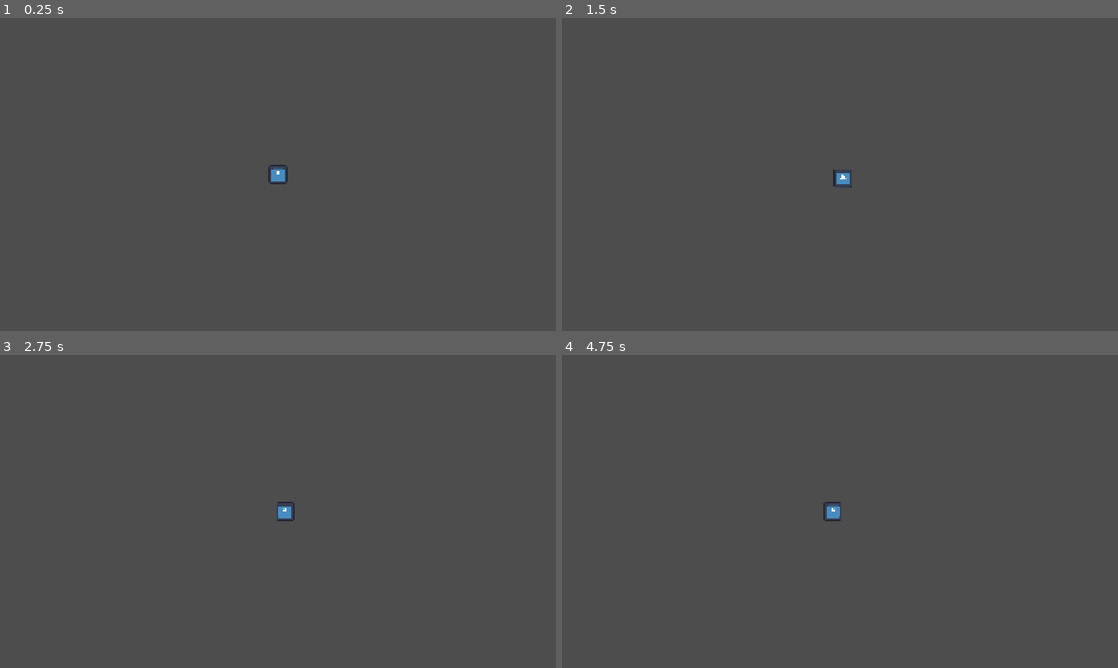
Above: before the commit, frames 1-4 (two rows, left to right).
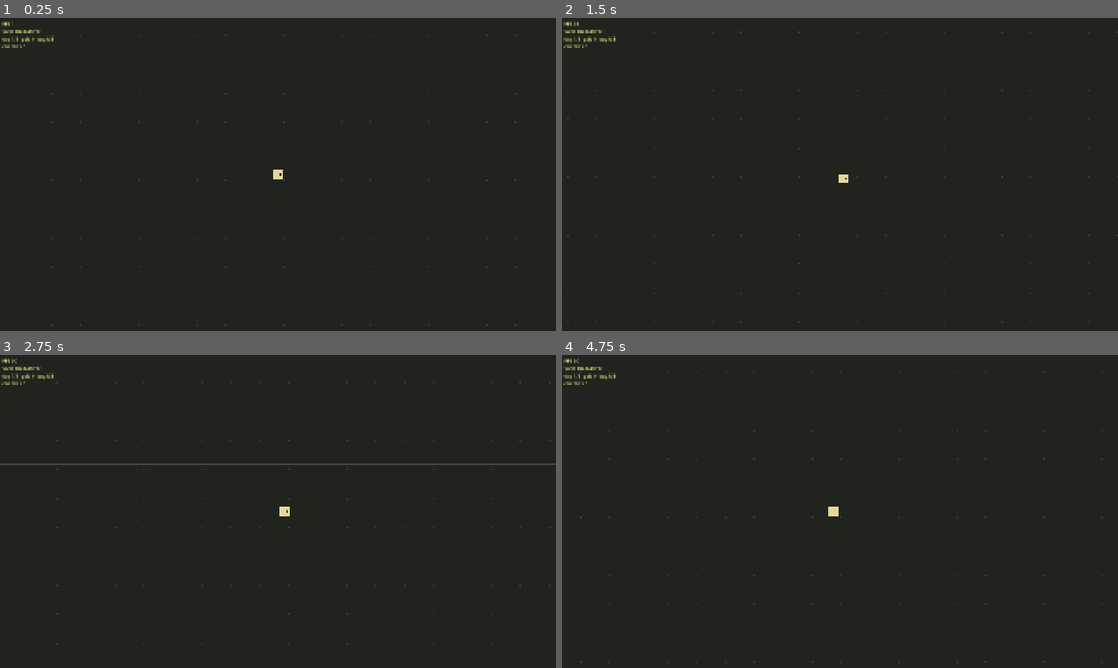
Above: after the commit, the same moments.

Repository: wangwx-dev/godot-demo
Game: Godot game, scene res://scenes/levels/test_arena/test_arena.tscn
Two runs of this game, one before a commit and one after it. Both use one fixed random seed, a clock stepped at 60 frames per second and the inputs below. Before the commit the project starts from res://scenes/levels/main.tscn. The engine's default icon, where the game draws it, is replaced by a stand-in: a white triangle on a blue panel in a dark square.
Inputs:
- Up to frame 1 (0.25 s): no input
- Up to frame 2 (1.5 s): tap Enter at 0.5 s; hold Right (move_right) 0.53-1.28 s; hold Down (move_down) from 1.28 s (still down)
- Up to frame 3 (2.75 s): tap Space at 2 s; release Down (move_down) at 2.03 s; hold Right (move_right) from 2.03 s (still down)
- Up to frame 4 (4.75 s): tap Enter at 2.75 s; release Right (move_right) at 2.78 s; hold Up (move_up) 2.78-3.53 s; tap Space at 3.5 s; hold Left (move_left) from 3.53 s (still down)

The runs differ from the first frame. In frame 1, 100% of the frame differs, in the area x 0-100%, y 0-100%; in frame 2, 100%; in frame 3, 99%; in frame 4, 100%.

Commit message:
M0 工程骨架：autoload 四件套、Resource 七类、色块玩家与相机实测图
- autoloads/：EventBus（纯信号中枢）、RunRng（一局一主种子派生
  route/mapgen/loot/enemy/upgrade 五条具名流，--seed=N 复现）、
  RunState（天数/货币/背包/构筑，商店兑换 redeem_backpack）、
  Debug（F1 角标 F2 给金 F3 跳天，debug build 门控）
- resources/：EnemyData/CharacterData/WeaponData/UpgradeData/
  LootData/AffixData/MapModuleData 七类 schema（tech-design §3）
- player：icon.svg 替换为 32px 色块+朝向标记，碰撞半径 14；
  set_camera_limits 供关卡设置图边界
- test_arena：2560×2560 实测图（模块网格 1280 参照线+100px 刻度
  点），M0 验收用；暂作主场景（main 壳 M6 重建）
- 无头验证通过：autoload 加载、种子指定复现（--seed=42 → 42）

Co-Authored-By: Claude Fable 5 <noreply@anthropic.com>

Diff:
--- /dev/null
+++ b/autoloads/debug.gd
@@ -0,0 +1,56 @@
+extends Node
+## 调试工具（tech-design §6）。OS.is_debug_build() 门控，导出版自动失效。
+## 快捷键：F1 角标开关 / F2 +100 金 / F3 跳过当天。
+## 里程碑推进中临时需要的开关一律进这里，不散落在业务代码里。
+
+## 校准角标数据源：各系统实装后写这几个字段（M1 敌人数、M2 Heat/间隔）。
+var enemy_count: int = 0
+var heat: float = -1.0
+var spawn_interval: float = -1.0
+
+var _label: Label
+var _overlay_visible: bool = true
+
+
+func _ready() -> void:
+	if not OS.is_debug_build():
+		set_process(false)
+		set_process_unhandled_input(false)
+		return
+	var layer: CanvasLayer = CanvasLayer.new()
+	layer.layer = 100
+	_label = Label.new()
+	_label.position = Vector2(8, 8)
+	_label.add_theme_color_override("font_color", Color(0.9, 0.9, 0.5))
+	layer.add_child(_label)
+	add_child(layer)
+
+
+func _process(_delta: float) -> void:
+	_label.visible = _overlay_visible
+	if not _overlay_visible:
+		return
+	var lines: PackedStringArray = []
+	lines.append("FPS %d" % Engine.get_frames_per_second())
+	lines.append("seed %d" % RunRng.run_seed)
+	lines.append("day %d/%d  gold %d  bag %d/%d" % [
+		RunState.day, RunState.TOTAL_DAYS, RunState.gold,
+		RunState.backpack.size(), RunState.BACKPACK_SIZE,
+	])
+	lines.append("enemies %d" % enemy_count)
+	if heat >= 0.0:
+		lines.append("heat %.1f  interval %.2fs" % [heat, spawn_interval])
+	_label.text = "\n".join(lines)
+
+
+func _unhandled_input(event: InputEvent) -> void:
+	var key_event: InputEventKey = event as InputEventKey
+	if key_event == null or not key_event.pressed or key_event.echo:
+		return
+	match key_event.physical_keycode:
+		KEY_F1:
+			_overlay_visible = not _overlay_visible
+		KEY_F2:
+			RunState.add_gold(100)
+		KEY_F3:
+			RunState.advance_day()
--- /dev/null
+++ b/autoloads/event_bus.gd
@@ -0,0 +1,14 @@
+extends Node
+## 全局信号中枢：只声明信号，不含逻辑（tech-design §2）。
+## 跨场景通信全走这里，禁止节点路径穿透。
+
+signal run_started(run_seed: int)
+signal run_ended(victory: bool)
+signal day_advanced(day: int)
+signal heat_changed(heat: float)
+signal deadline_collapsed
+signal gold_changed(total: int)
+signal backpack_changed
+signal player_health_changed(current: int, max_value: int)
+signal player_died
+signal player_leveled_up(level: int)
--- /dev/null
+++ b/autoloads/run_rng.gd
@@ -0,0 +1,44 @@
+extends Node
+## 种子随机管理（tech-design §2）：一局一主种子，派生具名随机流。
+## 具名流隔离是"同种子可复现整局"的前提——战斗中多打一枪不能影响
+## 下一图的模块选择。所有随机调用必须走流，禁用裸 randi()。
+
+const STREAM_NAMES: Array[String] = ["route", "mapgen", "loot", "enemy", "upgrade"]
+
+var run_seed: int = 0
+
+var _streams: Dictionary = {}
+
+
+func _ready() -> void:
+	var forced: int = _parse_seed_arg()
+	start_run(forced if forced != 0 else _make_random_seed())
+
+
+## 开新局：重建全部具名流。启动参数 --seed=N（"--" 之后）可指定复现。
+func start_run(new_seed: int) -> void:
+	run_seed = new_seed
+	_streams.clear()
+	for stream_name in STREAM_NAMES:
+		var rng: RandomNumberGenerator = RandomNumberGenerator.new()
+		rng.seed = hash("%s:%d" % [stream_name, new_seed])
+		_streams[stream_name] = rng
+	print("[RunRng] run seed = %d" % run_seed)
+
+
+func stream(stream_name: String) -> RandomNumberGenerator:
+	assert(_streams.has(stream_name), "未知随机流：" + stream_name)
+	return _streams[stream_name]
+
+
+func _make_random_seed() -> int:
+	var rng: RandomNumberGenerator = RandomNumberGenerator.new()
+	rng.randomize()
+	return rng.randi()
+
+
+func _parse_seed_arg() -> int:
+	for arg in OS.get_cmdline_user_args():
+		if arg.begins_with("--seed="):
+			return int(arg.trim_prefix("--seed="))
+	return 0
--- /dev/null
+++ b/autoloads/run_state.gd
@@ -0,0 +1,54 @@
+extends Node
+## 局状态唯一容器（tech-design §2/§4）：跨图保留的状态只在这里。
+## 图内状态（Heat/死线/迷雾）归关卡场景，换图即弃。局结束整体 reset()。
+
+const BACKPACK_SIZE: int = 8
+const TOTAL_DAYS: int = 8  ## MVP 预算 8 天，正式版 10（game-design）
+
+var day: int = 1
+var gold: int = 0
+var backpack: Array[LootData] = []
+var upgrades: Dictionary = {}  ## UpgradeData → 已拿层数
+var reroll_count: int = 0  ## 重随全局累计计价 10×2ⁿ⁻¹（upgrade-design）
+var assault_triggered: bool = false
+
+
+func reset() -> void:
+	day = 1
+	gold = 0
+	backpack.clear()
+	upgrades.clear()
+	reroll_count = 0
+	assault_triggered = false
+
+
+func add_gold(amount: int) -> void:
+	gold += amount
+	EventBus.gold_changed.emit(gold)
+
+
+## 满包返回 false，由上层弹替换界面（economy-design 满包微决策）。
+func try_add_loot(item: LootData) -> bool:
+	if backpack.size() >= BACKPACK_SIZE:
+		return false
+	backpack.append(item)
+	EventBus.backpack_changed.emit()
+	return true
+
+
+## 商店图进图自动兑换：背包清空、按价值折算货币，返回兑换清单（economy-design v2）。
+func redeem_backpack() -> Array[LootData]:
+	var redeemed: Array[LootData] = backpack.duplicate()
+	var total: int = 0
+	for item in redeemed:
+		total += item.value
+	backpack.clear()
+	if total > 0:
+		add_gold(total)
+	EventBus.backpack_changed.emit()
+	return redeemed
+
+
+func advance_day() -> void:
+	day += 1
+	EventBus.day_advanced.emit(day)
--- a/project.godot
+++ b/project.godot
@@ -12,8 +12,15 @@
 
 config/name="godot-demo"
 config/features=PackedStringArray("4.7", "GL Compatibility")
-run/main_scene="res://scenes/levels/main.tscn"
+run/main_scene="res://scenes/levels/test_arena/test_arena.tscn"
 config/icon="res://icon.svg"
+
+[autoload]
+
+EventBus="*res://autoloads/event_bus.gd"
+RunRng="*res://autoloads/run_rng.gd"
+RunState="*res://autoloads/run_state.gd"
+Debug="*res://autoloads/debug.gd"
 
 [display]
 
--- /dev/null
+++ b/resources/affix_data.gd
@@ -0,0 +1,9 @@
+class_name AffixData
+extends Resource
+## 精英词缀定义（enemy-design 词缀表，tech-design §3）。
+## 效果参数用字典承载，词缀效果脚本在 M6 精英实装时定形。
+
+@export var display_name: String = ""
+@export var params: Dictionary = {}
+@export var icon: Texture2D
+@export var banned_pairs: Array[AffixData] = []  ## 禁配表（如 狂暴+磁力）
--- /dev/null
+++ b/resources/character_data.gd
@@ -0,0 +1,10 @@
+class_name CharacterData
+extends Resource
+## 角色三拉杆定义（character-design，tech-design §3）。微属性为乘数（1.0 = 锚点值）。
+
+@export var display_name: String = ""
+@export var skill_scene: PackedScene
+@export var speed_mult: float = 1.0
+@export var hp_mult: float = 1.0
+@export var pickup_mult: float = 1.0
+@export var starting_weapon: WeaponData
--- /dev/null
+++ b/resources/enemy_data.gd
@@ -0,0 +1,14 @@
+class_name EnemyData
+extends Resource
+## 敌人数值定义（enemy-design 数值表落地，tech-design §3）。
+
+@export var display_name: String = ""
+@export var max_hp: int = 30
+@export var speed: float = 120.0
+@export var contact_damage: int = 10
+@export var damage_interval: float = 0.5
+@export var xp_drop: int = 1
+@export var gold_chance: float = 0.1
+@export var sprite_scale: float = 1.0
+@export var outline_color: Color = Color(0.2, 0.45, 0.2)  ## 轮廓即身份
+@export var behavior_scene: PackedScene  ## 特殊尸重载行为的场景，空 = 直线追踪
--- /dev/null
+++ b/resources/loot_data.gd
@@ -0,0 +1,10 @@
+class_name LootData
+extends Resource
+## 价值物定义（economy-design 价值物表：白10/蓝25/紫60，tech-design §3）。
+
+enum Tier { WHITE, BLUE, PURPLE }
+
+@export var display_name: String = ""
+@export var tier: Tier = Tier.WHITE
+@export var value: int = 10
+@export var icon: Texture2D
--- /dev/null
+++ b/resources/map_module_data.gd
@@ -0,0 +1,8 @@
+class_name MapModuleData
+extends Resource
+## 地图模块定义（mapgen-design 模块库，tech-design §3）。
+## 插槽（资源点/载具/绷带/投放）由模块场景内的 Marker2D 分组承载。
+
+@export var display_name: String = ""
+@export var theme_name: String = ""
+@export var scene: PackedScene
--- /dev/null
+++ b/resources/upgrade_data.gd
@@ -0,0 +1,19 @@
+class_name UpgradeData
+extends Resource
+## 强化卡定义（upgrade-design 卡表，tech-design §3）。
+## effect 先用"枚举+值"覆盖 MVP，紫卡"规则改写"实装时演进为脚本引用（tech-design 待定 3）。
+
+enum Rarity { WHITE, BLUE, PURPLE }
+enum Effect {
+	DAMAGE_MULT, ATTACK_SPEED_MULT, RANGE_MULT, MOVE_SPEED_MULT,
+	MAX_HP_ADD, PICKUP_RADIUS_MULT, SKILL_COOLDOWN_ADD, LOOT_TIME_MULT,
+}
+
+@export var display_name: String = ""
+@export var description: String = ""
+@export var rarity: Rarity = Rarity.WHITE
+@export var max_stacks: int = 3
+@export var effect: Effect = Effect.DAMAGE_MULT
+@export var effect_value: float = 0.0  ## 每层数值（乘数增量或加法量，随 effect 语义）
+@export var weapon_ref: WeaponData  ## 空 = 通用强化；非空 = 该武器专属（换武器清零）
+@export var icon: Texture2D
--- /dev/null
+++ b/resources/weapon_data.gd
@@ -0,0 +1,16 @@
+class_name WeaponData
+extends Resource
+## 武器定义（weapon-design，tech-design §3）。主副武器共用一类，slot 区分。
+
+enum Slot { MAIN, SUB }
+enum Geometry { ARC, LINE, AREA }  ## 弧形挥砍 / 直线弹道 / 区域效果；后续武器再扩
+
+@export var display_name: String = ""
+@export var slot: Slot = Slot.MAIN
+@export var damage: int = 0
+@export var interval: float = 1.0  ## 主武器攻击间隔；副武器 = 冷却
+@export var attack_range: float = 0.0  ## 索敌半径
+@export var geometry: Geometry = Geometry.ARC
+@export var geometry_params: Dictionary = {}  ## 如 {"arc_degrees": 150} / {"pierce": 0}
+@export var knockback: float = 0.0
+@export var icon: Texture2D
--- a/scenes/entities/player/player.gd
+++ b/scenes/entities/player/player.gd
@@ -1,6 +1,7 @@
 class_name Player
 extends CharacterBody2D
 ## 俯视角八方向移动的玩家控制器。
+## 基础数值为 upgrade-design 锚点（220 移速），角色微属性/强化在 M1+ 组装。
 
 @export var max_speed: float = 220.0
 ## 加速度和减速度（像素/秒²），值越大手感越"跟手"
@@ -17,3 +18,12 @@
 		velocity = velocity.move_toward(Vector2.ZERO, friction * delta)
 
 	move_and_slide()
+
+
+## 相机限制到图边界（关卡进场时调用，tech-design §1）。
+func set_camera_limits(rect: Rect2) -> void:
+	var camera: Camera2D = $Camera2D
+	camera.limit_left = int(rect.position.x)
+	camera.limit_top = int(rect.position.y)
+	camera.limit_right = int(rect.end.x)
+	camera.limit_bottom = int(rect.end.y)
--- a/scenes/entities/player/player.tscn
+++ b/scenes/entities/player/player.tscn
@@ -1,18 +1,21 @@
-[gd_scene format=3 uid="uid://dy2dml81mr04p"]
+[gd_scene load_steps=3 format=3 uid="uid://dy2dml81mr04p"]
 
 [ext_resource type="Script" path="res://scenes/entities/player/player.gd" id="1_player"]
-[ext_resource type="Texture2D" path="res://icon.svg" id="2_icon"]
 
 [sub_resource type="CircleShape2D" id="CircleShape2D_body"]
-radius = 28.0
+radius = 14.0
 
 [node name="Player" type="CharacterBody2D"]
 motion_mode = 1
 script = ExtResource("1_player")
 
-[node name="Sprite2D" type="Sprite2D" parent="."]
-scale = Vector2(0.5, 0.5)
-texture = ExtResource("2_icon")
+[node name="Body" type="Polygon2D" parent="."]
+polygon = PackedVector2Array(-16, -16, 16, -16, 16, 16, -16, 16)
+color = Color(0.9, 0.85, 0.6, 1)
+
+[node name="Facing" type="Polygon2D" parent="."]
+polygon = PackedVector2Array(6, -5, 14, 0, 6, 5)
+color = Color(0.2, 0.2, 0.2, 1)
 
 [node name="CollisionShape2D" type="CollisionShape2D" parent="."]
 shape = SubResource("CircleShape2D_body")
--- a/scenes/levels/main.tscn
+++ /dev/null
@@ -1,8 +0,0 @@
-[gd_scene format=3 uid="uid://bnm6kot678o6x"]
-
-[ext_resource type="PackedScene" uid="uid://player0scene0" path="res://scenes/entities/player/player.tscn" id="1_playerscn"]
-
-[node name="Main" type="Node2D"]
-
-[node name="Player" parent="." instance=ExtResource("1_playerscn")]
-position = Vector2(576, 324)
--- /dev/null
+++ b/scenes/levels/test_arena/test_arena.gd
@@ -0,0 +1,29 @@
+extends Node2D
+## M0 相机体感实测图：2560×2560（= 2×2 模块），画出模块网格与边界。
+## 验收（mvp-plan M0）：色块玩家在空图里跑，一屏体感 OK、横穿 ≈11.6s。
+
+const MAP_SIZE: float = 2560.0
+const MODULE_SIZE: float = 1280.0
+
+@onready var player: Player = $Player
+
+
+func _ready() -> void:
+	player.set_camera_limits(Rect2(0, 0, MAP_SIZE, MAP_SIZE))
+	queue_redraw()
+
+
+func _draw() -> void:
+	# 地面底色
+	draw_rect(Rect2(0, 0, MAP_SIZE, MAP_SIZE), Color(0.13, 0.14, 0.12))
+	# 模块网格（1280 间隔）——判断"一屏 1.5 个模块"体感的参照线
+	for i in range(1, int(MAP_SIZE / MODULE_SIZE)):
+		var offset: float = i * MODULE_SIZE
+		draw_line(Vector2(offset, 0), Vector2(offset, MAP_SIZE), Color(0.3, 0.3, 0.28), 4.0)
+		draw_line(Vector2(0, offset), Vector2(MAP_SIZE, offset), Color(0.3, 0.3, 0.28), 4.0)
+	# 图边界
+	draw_rect(Rect2(0, 0, MAP_SIZE, MAP_SIZE), Color(0.6, 0.3, 0.25), false, 8.0)
+	# 100px 刻度点（距离体感参照：奔跑者钻出距离/翻滚 160px 等都以它读）
+	for x in range(0, int(MAP_SIZE) + 1, 100):
+		for y in range(0, int(MAP_SIZE) + 1, 100):
+			draw_circle(Vector2(x, y), 2.0, Color(0.22, 0.23, 0.21))
--- /dev/null
+++ b/scenes/levels/test_arena/test_arena.tscn
@@ -0,0 +1,10 @@
+[gd_scene load_steps=3 format=3 uid="uid://c0m0testarena1"]
+
+[ext_resource type="Script" path="res://scenes/levels/test_arena/test_arena.gd" id="1_arena"]
+[ext_resource type="PackedScene" uid="uid://dy2dml81mr04p" path="res://scenes/entities/player/player.tscn" id="2_player"]
+
+[node name="TestArena" type="Node2D"]
+script = ExtResource("1_arena")
+
+[node name="Player" parent="." instance=ExtResource("2_player")]
+position = Vector2(1280, 1280)
Not shown, added: autoloads/debug.gd.uid
Not shown, added: autoloads/event_bus.gd.uid
Not shown, added: autoloads/run_rng.gd.uid
Not shown, added: autoloads/run_state.gd.uid
Not shown, added: resources/affix_data.gd.uid
Not shown, added: resources/character_data.gd.uid
Not shown, added: resources/enemy_data.gd.uid
Not shown, added: resources/loot_data.gd.uid
Not shown, added: resources/map_module_data.gd.uid
Not shown, added: resources/upgrade_data.gd.uid
Not shown, added: resources/weapon_data.gd.uid
Not shown, added: scenes/levels/test_arena/test_arena.gd.uid
(and 1 more such lines)
